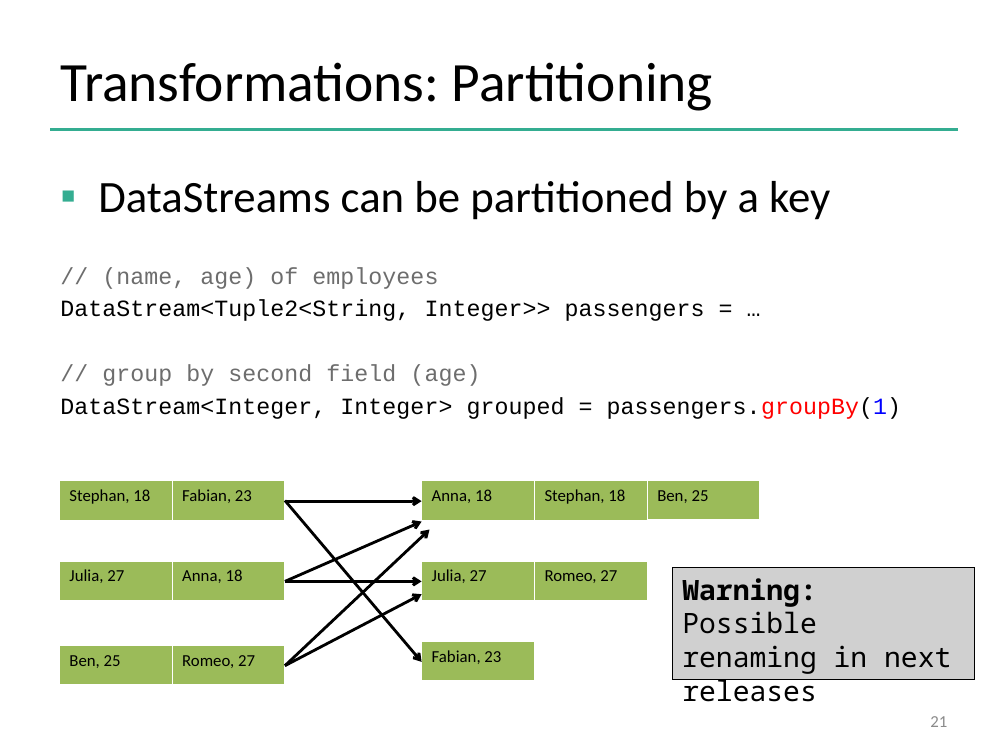
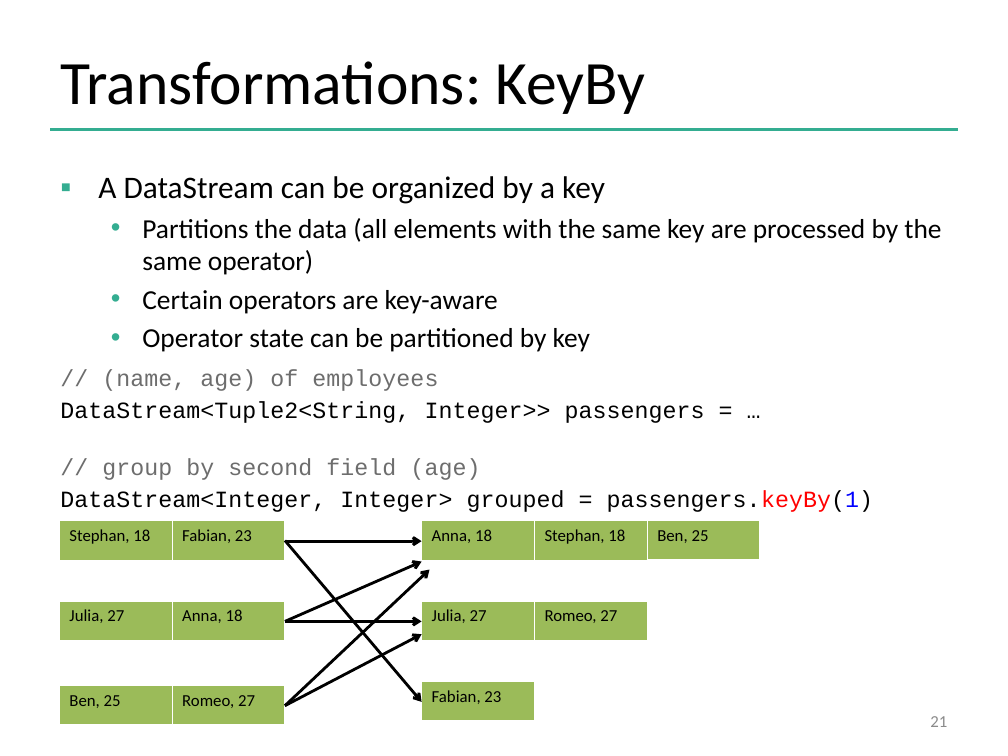
Before and after one commit to dataArtisans/flink-training-web, a slide deck: slide 21 of slides/flink_stream_basics.pptx. Drawn at 1008x756 pixels with LibreOffice and Linux fonts; fonts in the diff are those of the drawing; grey boxes stand for pictures; background and template pictures are left out. Boxes give left, top, right and bottom in pixels: in the first picture for what was removed or moved away, otherwise in the second. Text is boxed around its words. In the diff, an @@ line names an element or a change of style, - is before the commit and + after.

```diff
--- a/slides/flink_stream_basics.pptx
+++ b/slides/flink_stream_basics.pptx
@@ title at (60, 61, 645, 114): text changed; size 39.6 to 44 pt @@
-Transformations: Partitioning
+Transformations: KeyBy
@@ text at (98, 176, 941, 352): text changed; size 32 to 19.6 pt @@
-▪ DataStreams can be partitioned by a key
+▪ A DataStream can be organized by a key
+  • Partitions the data (all elements with the same key are processed by the same operator)
+  • Certain operators are key-aware
+  • Operator state can be partitioned by key
@@ text "// (name, age) of employees": place and size @@
-text "// (name, age) of employees" at (60, 267, 902, 419)
+text "// (name, age) of employees" at (60, 369, 874, 512)
@@ text at (60, 490, 874, 512): text changed @@
-DataStream<Integer, Integer> grouped = passengers.groupBy(1)
+DataStream<Integer, Integer> grouped = passengers.keyBy(1)
@@ 8 tables, 6 arrows: place and size @@
-8 tables, 6 arrows at (59, 480, 760, 686)
+8 tables, 6 arrows at (59, 520, 760, 727)
@@ picture removed at (672, 568, 975, 679) @@
-Warning: Possible renaming in next releases
```
Also in this commit, not shown: 18 other slides changed, 9 slides added, 4 slides removed, 26 other files.
